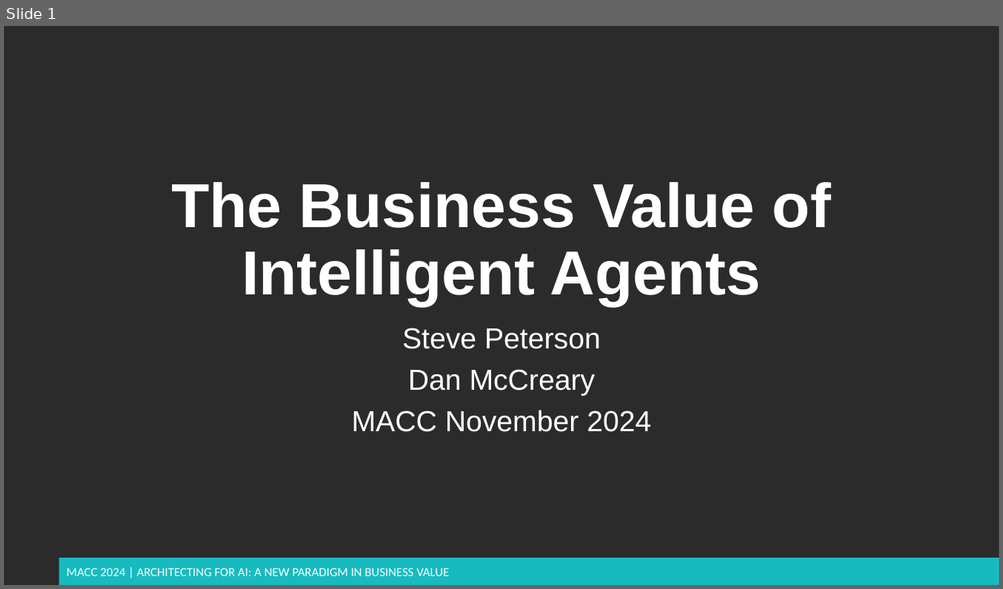
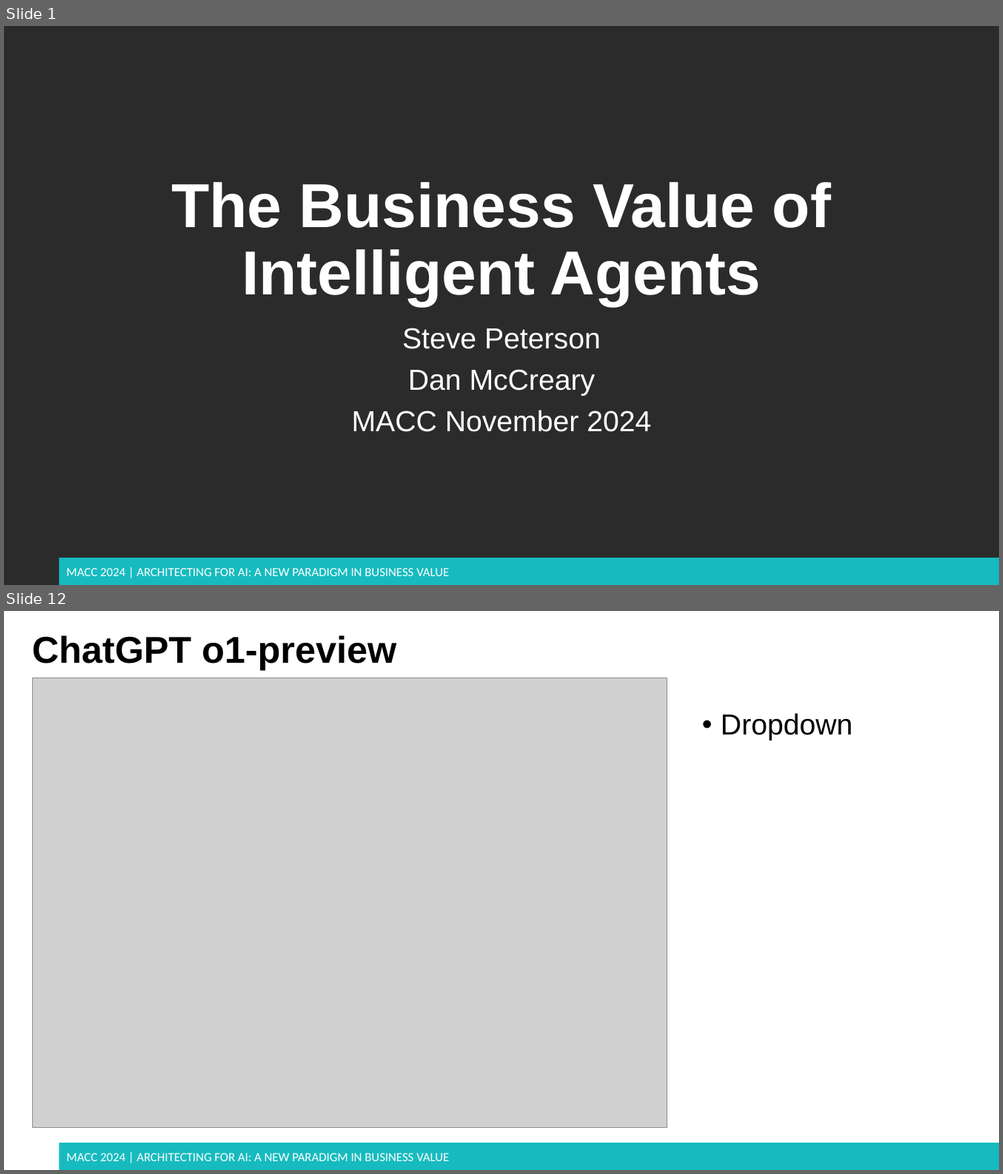
Before and after one commit to dmccreary/genai-arch-patterns, a slide deck: slides/MACC-2024-bv-of-agents.pptx. Shown one above the other, each under a label of ours: slide 1 before the commit, slides 1 and 12 after it; the slides between them are not shown. The pictures are 1003x589 and 1003x1174 pixels, drawn with LibreOffice and Linux fonts; fonts in the diff are those of the drawing; grey boxes stand for pictures; background and template pictures are left out; a plain dark background stands for a picture behind light text. Boxes give left, top, right and bottom in pixels: in the first picture for what was removed or moved away, otherwise in the second. Text is boxed around its words. In the diff, an @@ line names an element or a change of style, - is before the commit and + after.

```diff
--- a/slides/MACC-2024-bv-of-agents.pptx
+++ b/slides/MACC-2024-bv-of-agents.pptx
@@ slide 12 added at <box>4,611,999,1170</box>, background #FFFFFF; not listed: 2 template elements that a slide beside it also shows @@
@@ title added at <box>32,635,396,670</box>, 36 pt, text #000000, bold @@
+ChatGPT o1-preview
@@ picture added at <box>32,678,666,1128</box> @@
@@ text added at <box>720,713,853,741</box>, 28 pt, text #000000 @@
+• Dropdown
```
Also in this commit, not shown: 9 slides changed, 9 other slides added, 1 slide removed, 7 other files.
